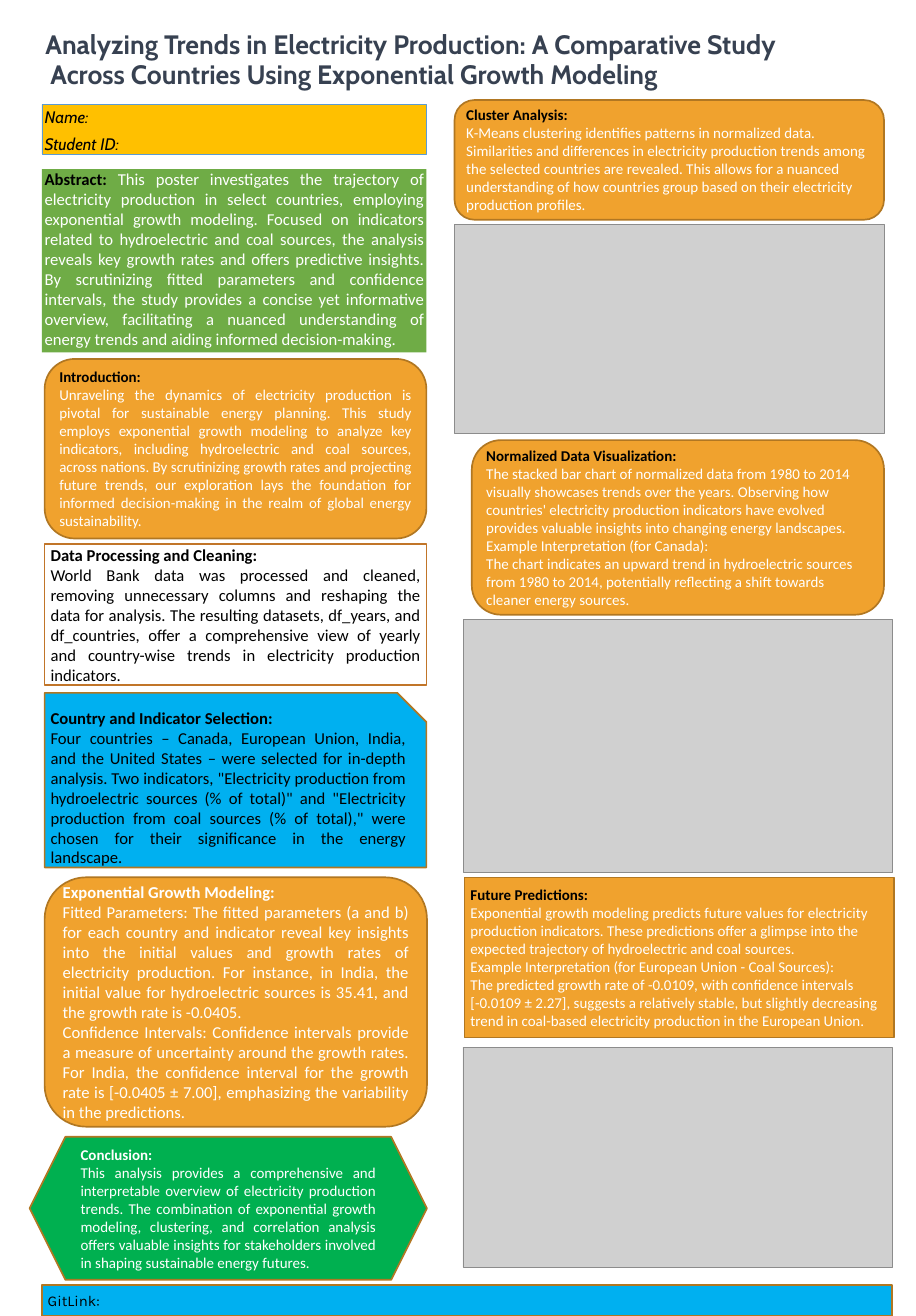
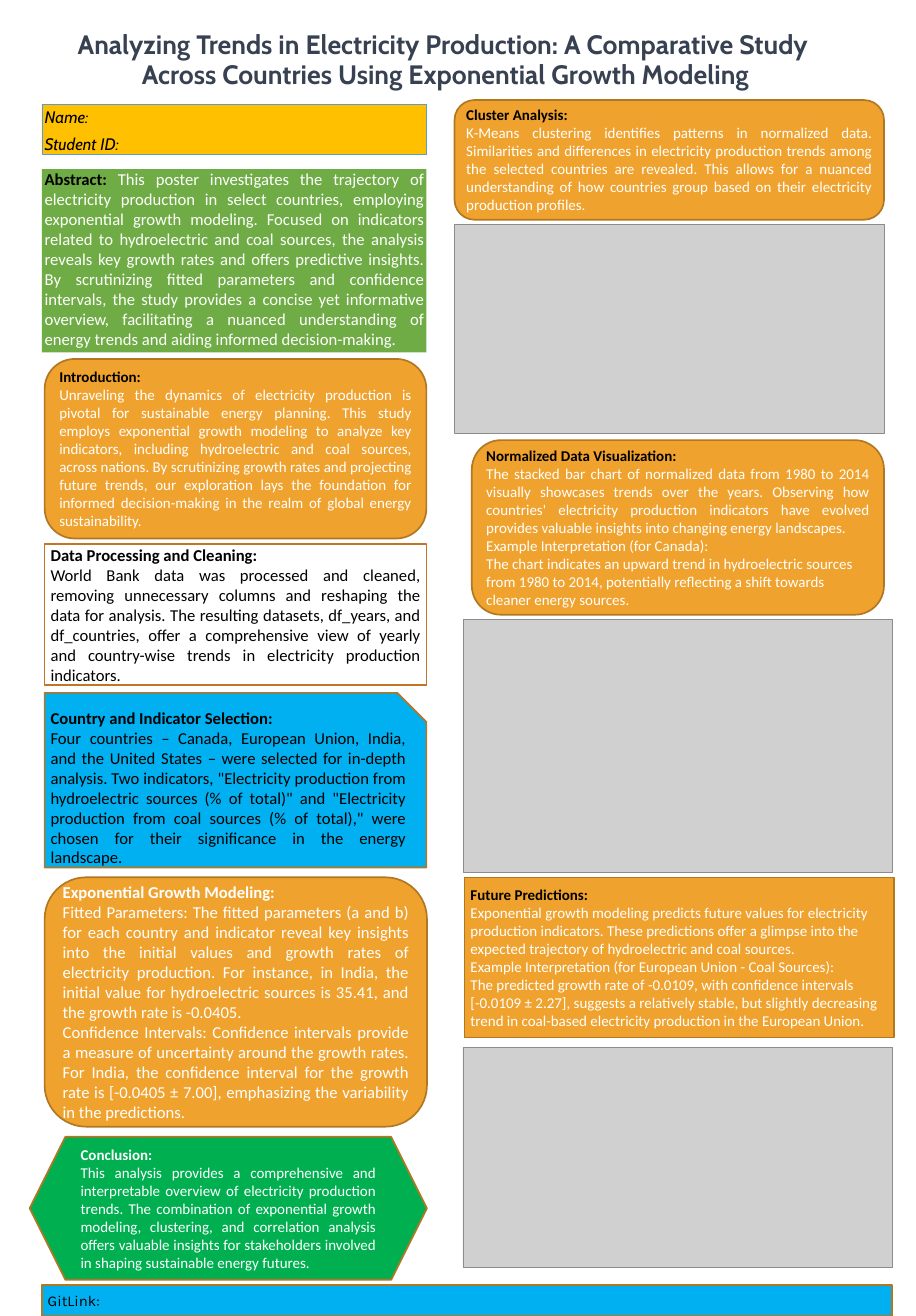
Before and after one commit to sandrabinu3/Clustering_and_Fitting, a slide deck: slide 1 of Clustering&Fitting.pptx. Drawn at 916x1316 pixels with LibreOffice and Linux fonts; fonts in the diff are those of the drawing; grey boxes stand for pictures; background and template pictures are left out. Boxes give left, top, right and bottom in pixels: in the first picture for what was removed or moved away, otherwise in the second. Text is boxed around its words. In the diff, an @@ line names an element or a change of style, - is before the commit and + after.

```diff
--- a/Clustering&Fitting.pptx
+++ b/Clustering&Fitting.pptx
@@ text "Analyzing Trends in Electricity Production: ..." at [78, 34, 807, 89]: alignment left to centre @@
@@ text in rounded rectangle at [466, 127, 872, 213]: alignment left to justified @@
@@ text in rounded rectangle at [486, 468, 869, 536]: alignment left to justified @@
```
Also in this commit, not shown: 2 other files.
